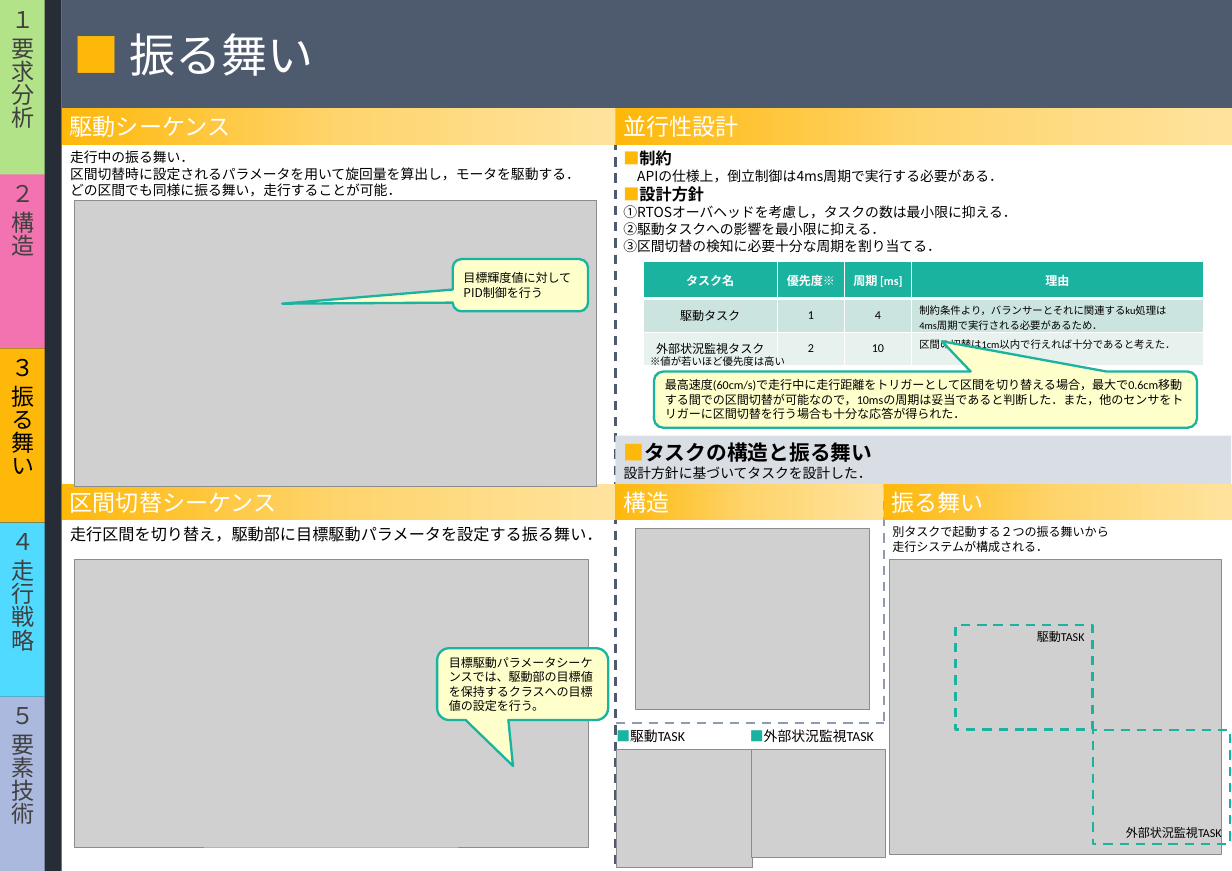
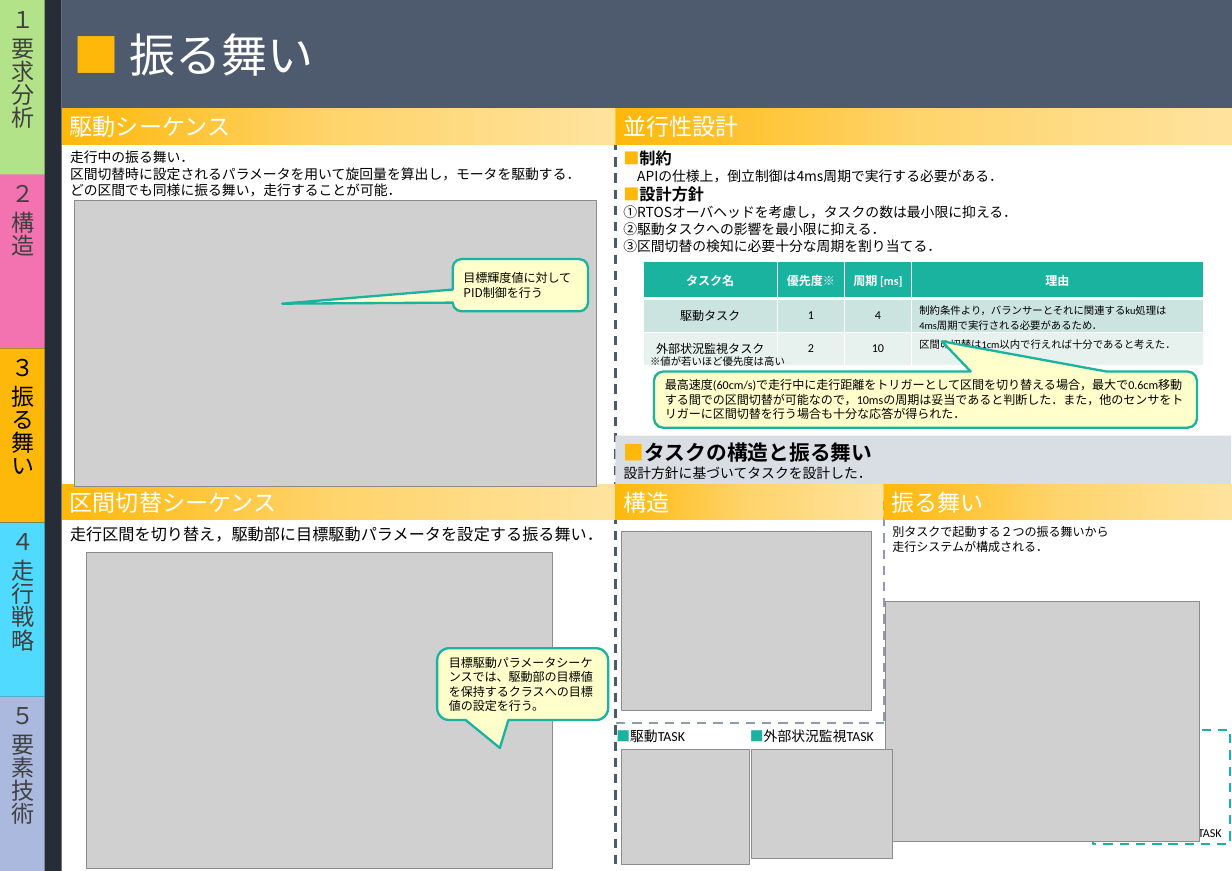
Before and after one commit to class-snct-rikitakelab/e-konbu2012, a slide deck: slide 4 of models/モデルシートHOMMAv2.pptx. Drawn at 1232x871 pixels with LibreOffice and Linux fonts; fonts in the diff are those of the drawing; grey boxes stand for pictures. Boxes give left, top, right and bottom in pixels: in the first picture for what was removed or moved away, otherwise in the second. Text is boxed around its words. In the diff, an @@ line names an element or a change of style, - is before the commit and + after.

```diff
--- a/models/モデルシートHOMMAv2.pptx
+++ b/models/モデルシートHOMMAv2.pptx
@@ picture: place and size @@
-picture at <box>636,528,870,710</box>
+picture at <box>622,531,871,711</box>
@@ picture: place and size @@
-picture at <box>74,559,588,846</box>
+picture at <box>87,552,552,868</box>
@@ picture: place and size @@
-picture at <box>890,560,1222,854</box>
+picture at <box>885,601,1199,841</box>
@@ rectangle removed at <box>955,625,1092,730</box> @@
-駆動TASK
@@ rounded speech box "目標駆動パラメータシーケンスでは、駆動部の目標値を保持するクラスへの目標値の設定を行う。" at <box>437,648,608,720</box>: proportions changed @@
@@ picture: place and size @@
-picture at <box>616,749,753,866</box>
+picture at <box>622,749,749,864</box>
@@ picture: place and size @@
-picture at <box>751,749,885,856</box>
+picture at <box>751,749,893,858</box>
```
Also in this commit, not shown: 3 other slides changed, 1 slide removed, 2 other files.
